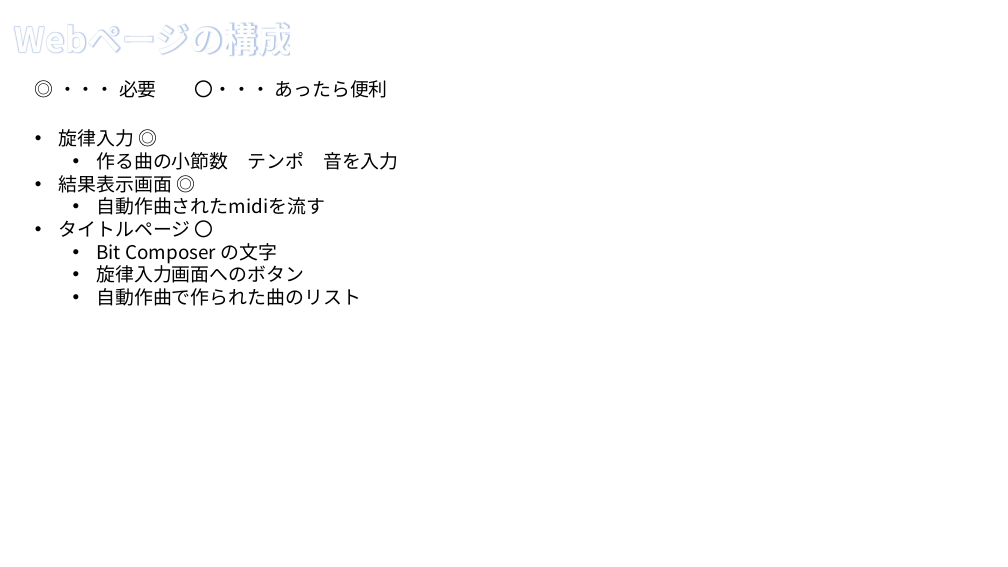
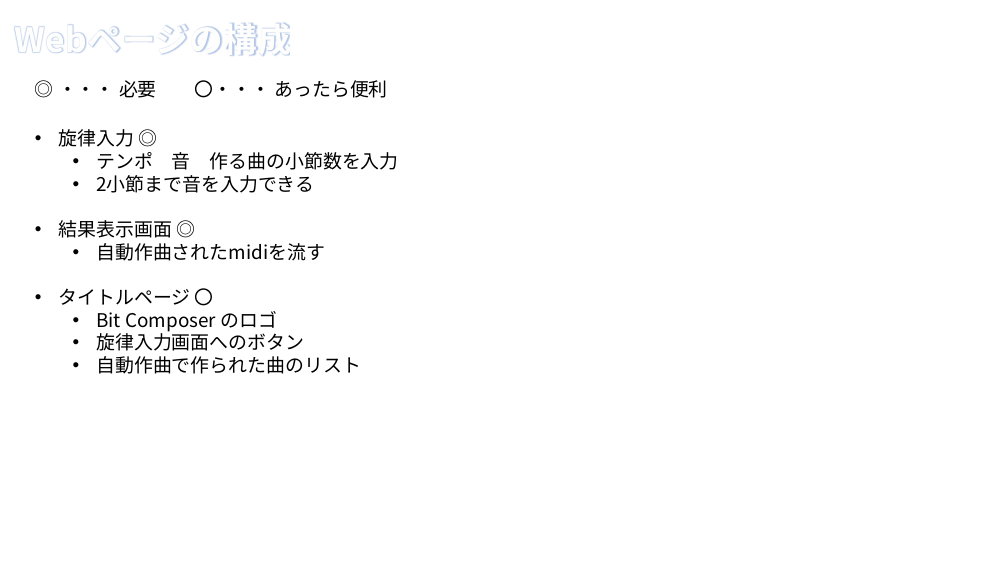
Before and after one commit to yoshitake266/bitComposer_prj, a slide deck: slide 2 of システム構成/Bit_composerのシステムの流れ.pptx. Drawn at 1008x567 pixels with LibreOffice and Linux fonts; fonts in the diff are those of the drawing. Boxes give left, top, right and bottom in pixels: in the first picture for what was removed or moved away, otherwise in the second. Text is boxed around its words. In the diff, an @@ line names an element or a change of style, - is before the commit and + after.

```diff
--- a/システム構成/Bit_composerのシステムの流れ.pptx
+++ b/システム構成/Bit_composerのシステムの流れ.pptx
@@ text at (96,152,399,193): text changed @@
-  • 作る曲の小節数 テンポ 音を入力
+  • テンポ 音 作る曲の小節数を入力
+  • 2小節まで音を入力できる
@@ text at (96,311,277,332): text changed @@
-  • Bit Composer の文字
+  • Bit Composer のロゴ
```
Also in this commit, not shown: 1 other slide changed.
